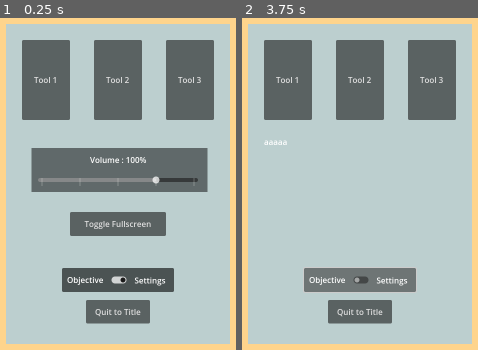
Above: before the commit, frames 1-2 (left to right).
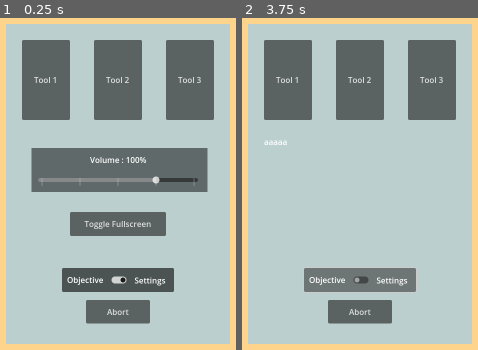
Above: after the commit, the same moments.

Repository: Kaden-SL/finalgame
Game: Godot game, scene res://scenes/main/minigameMenu.tscn
Two runs of this game, one before a commit and one after it. Both use one fixed random seed, a clock stepped at 60 frames per second and the inputs below. This scene is started directly instead of the project's main scene.
Inputs:
- Up to frame 1 (0.25 s): no input
- Up to frame 2 (3.75 s): click "Quit to Title" (after the commit: "Abort") at 0.5 s; click "Tool 1" at 1.25 s; click "Tool 2" at 2 s; click "Tool 3" at 2.75 s; click "Objective" at 3.5 s

The runs differ from the first frame. In frame 1, 0.2% of the frame differs, in the area x 40-60%, y 87-90%; in frame 2, 0.2%.

Commit message:
reword button on minigame menu

Diff:
--- a/scenes/main/minigameMenu.tscn
+++ b/scenes/main/minigameMenu.tscn
@@ -56,7 +56,7 @@
 offset_top = 680.0
 offset_right = 416.0
 offset_bottom = 727.0
-text = "Quit to Title"
+text = "Abort"
 
 [node name="settingsToggle" type="Button" parent="."]
 z_index = 1
